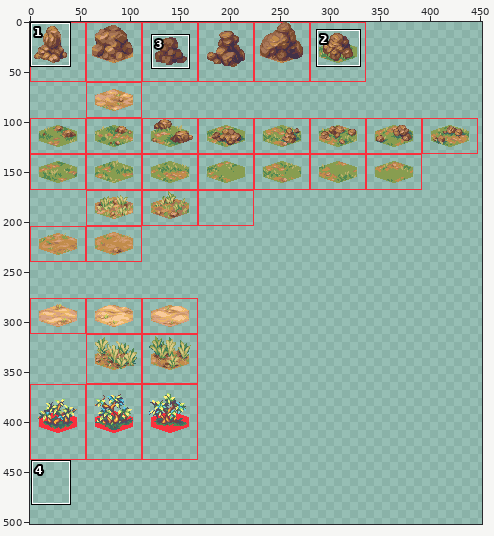
Sprite sheet, stored at public/assets/hex-tile-experiment-tiles.png. Above: a wide view before the commit, with the close-up outlined.
Close-up. The starting point:
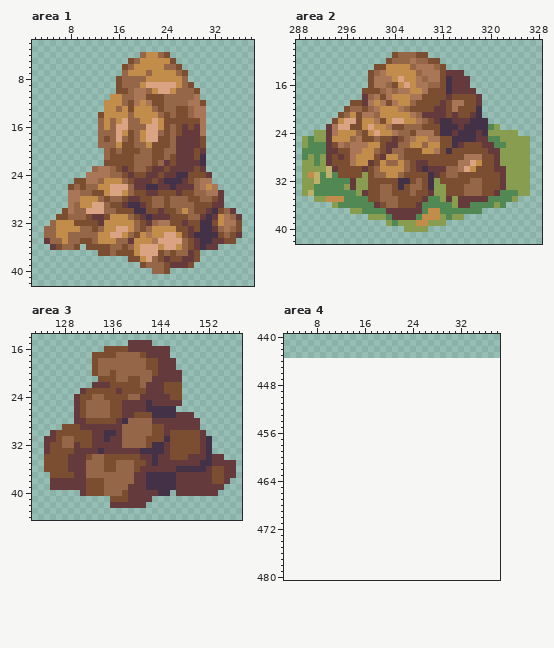
The file is 648x444 pixels. Shown: area 1: x 2..38, y 2..42; area 2: x 288..328, y 9..42; area 3: x 123..157, y 14..44; area 4: x 3..38, y 440..480. The old version is drawn lined up with the new one, on the new canvas. The wide view leaves out empty margins. The commit also changed other parts of the picture, which this record leaves out.
The same view after the edit:
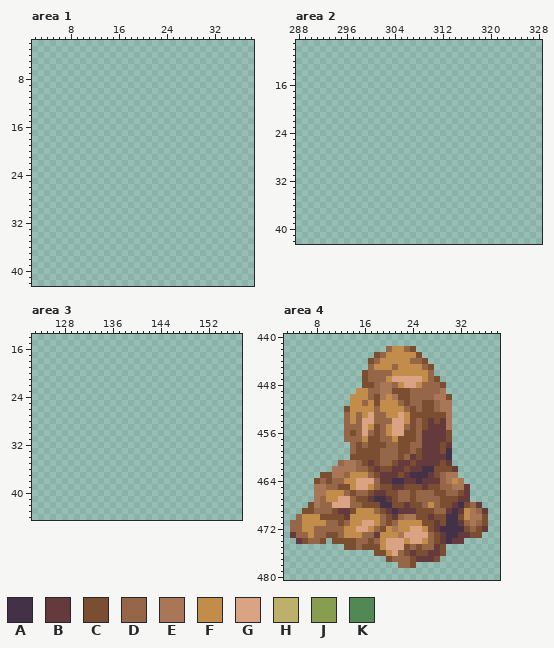
Palette (. is transparent): A #433147  B #653a3c  C #7b4d31  D #966648  E #a97758  F #c28c4b  G #daa383  H #bdb06a  J #889d50  K #518853
Changes in this commit:
canvas 648x444 -> 648x564
Changed rows in their new state; - is an unchanged pixel.
Area 1:
first column x 4:
 4 ----------------.....------------
 5 --------------........-----------
 6 -------------..........----------
 7 -------------...........---------
 8 ------------............---------
 9 ------------.............--------
10 ------------..............-------
11 -----------...............-------
12 ----------.................------
13 ----------.................------
14 ---------..................------
15 ---------..................------
16 ---------..................------
17 ---------..................------
18 ---------..................------
19 ---------..................------
20 ----------.................------
21 ----------.................------
22 ----------.................------
23 --------...................------
24 -------.....................-----
25 -----.......................-----
26 ----.........................----
27 ----..........................---
28 ----..........................---
29 ----..........................---
30 ---.............................-
31 --...............................
32 -................................
33 .................................
34 .................................
35 ................................-
36 -.....-......................----
37 ---------.................-------
38 --------------............-------
39 ----------------.........--------
40 ------------------...------------
Area 2:
first column x 289:
11 ---------------......-----------------
12 --------------.........---------------
13 ------------............--------------
14 -----------................-----------
15 -----------.................----------
16 -----------.................----------
17 ----------...................---------
18 ----------....................--------
19 --------......................--------
20 -------.......................--------
21 ------........................--------
22 -----..........................-------
23 ----.............................-----
24 --..................................--
25 ......................................
26 ......................................
27 ......................................
28 ......................................
29 ......................................
30 ......................................
31 ......................................
32 ......................................
33 ......................................
34 ......................................
35 --..................................--
36 -----.............................----
37 --------......................--------
38 -----------................-----------
39 --------------..........--------------
40 -----------------....-----------------
Area 3:
first column x 125:
15 --------------....--------------
16 ----------...........-----------
17 --------.............-----------
18 --------..............----------
19 --------..............----------
20 --------...............---------
21 ---------..............---------
22 --------...............---------
23 ------.................---------
24 -----..................---------
25 -----..................---------
26 -----.................----------
27 -----....................-------
28 -----.....................------
29 ---.......................------
30 -..........................-----
31 ............................----
32 ............................----
33 ............................----
34 ..............................--
35 ................................
36 ................................
37 -...............................
38 -..............................-
39 -.............................--
40 ------...............-.......---
41 -----------.......--------------
42 -----------......---------------
Area 4:
first column x 4:
442 ----------------DFFDC------------
443 --------------CDFFFFFC-----------
444 -------------CDFFFFFDDC----------
445 -------------DFFFDFFFFDC---------
446 ------------CDDDDFFFFFFD---------
447 ------------CDDDFGGGGGFDC--------
448 ------------CCDEEDFGGFDDDC-------
449 -----------FFDDEECCCDDDDDE-------
450 ----------FFFDCEFECCDDDDEEC------
451 ----------FFDFCFFFDCDDCCDEE------
452 ---------CFFFFDFFFFDCDCCDEE------
453 ---------DFDFGDDFFGFCCCCCCE------
454 ---------DFDGGDDDGGFCDCBCBE------
455 ---------DDDGFCDFGGDCDCBBBE------
456 ---------DCDGDCDFGGCCDBBBBC------
457 ---------DDDFCCDDFCCCDBBBBC------
458 ----------DCDCCCDDCCDDBBBCB------
459 ----------DCCCCDDDCCDCBBBCA------
460 ----------CCCCCDDDCDBCBBBBA------
461 --------DEEDCBCDDCBBCBBBBCB------
462 -------EEEEDDCBCCBBCBBAACCCB-----
463 -----CCEEDFFFDCBBBCBAAABCDEE-----
464 ----CDCDDFFGGGDBBAABBABBBDEFE----
465 ----EEDDCCFGGFDCCBBCCCBCCDDEEB---
466 ----EEFFFDCDDCBBCCDDCDDDCCDDCB---
467 ----EDFFGGDCCBAABCDDCDDDDCCCBB---
468 ---CEDDGGGDDCCCAACCBCCDFDCCBACDB-
469 --CCDDDCBBCFFFDCBABBBCCCDDBABFEDB
470 -DFFFCCCCBFFFFFDCBDEECCBCCAACFEEC
471 DDFFFFDDCDFFGGFDCDFFFFCCBCAABDEDC
472 DDFFDDDDDFFGGFDCFEFFGGFCBAAAACDCB
473 BDDFDDCCDFFFDDBFFFEGGGGDCBAABBCC-
474 -BCDDC-CCCCDDCDFGGGFGGFDCBABB----
475 ---------CCDCCCFGGGCDCDDBC-------
476 --------------CCFGDCBCCBBC-------
477 ----------------CDDDCBBBC--------
478 ------------------DDC------------
